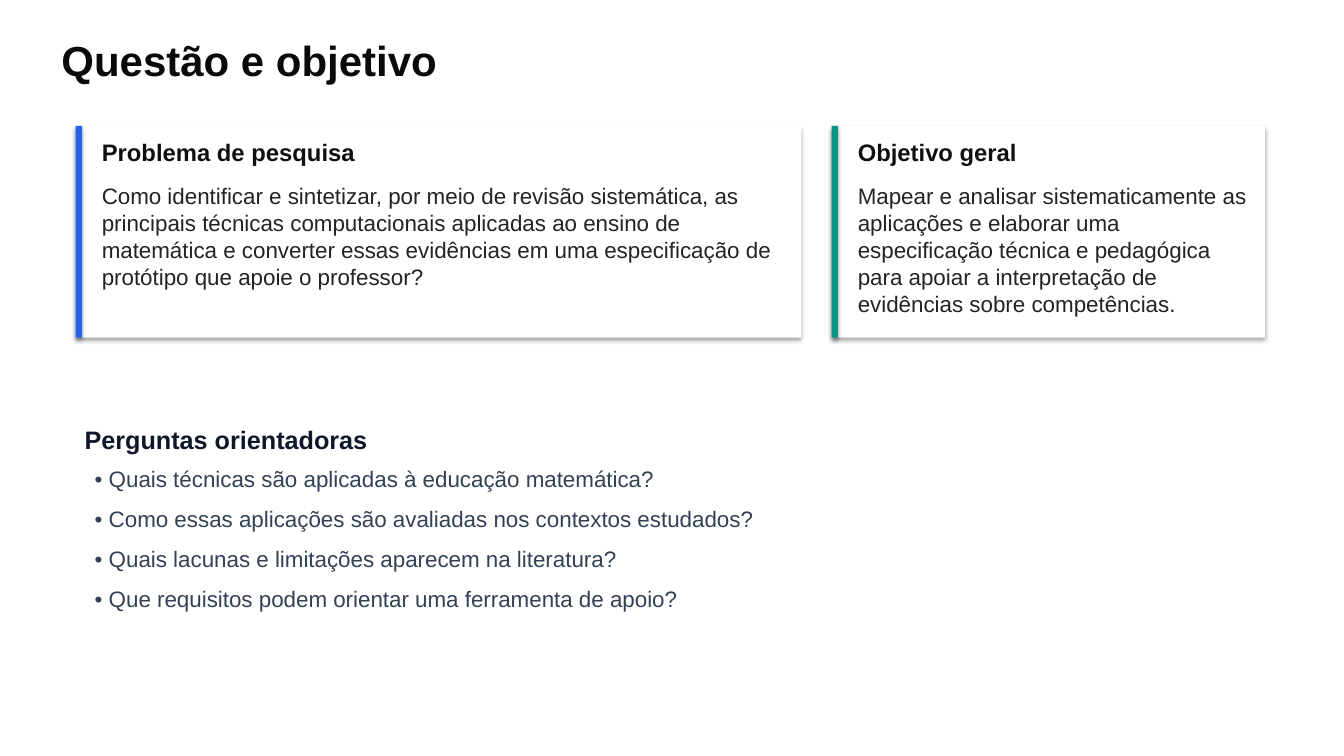
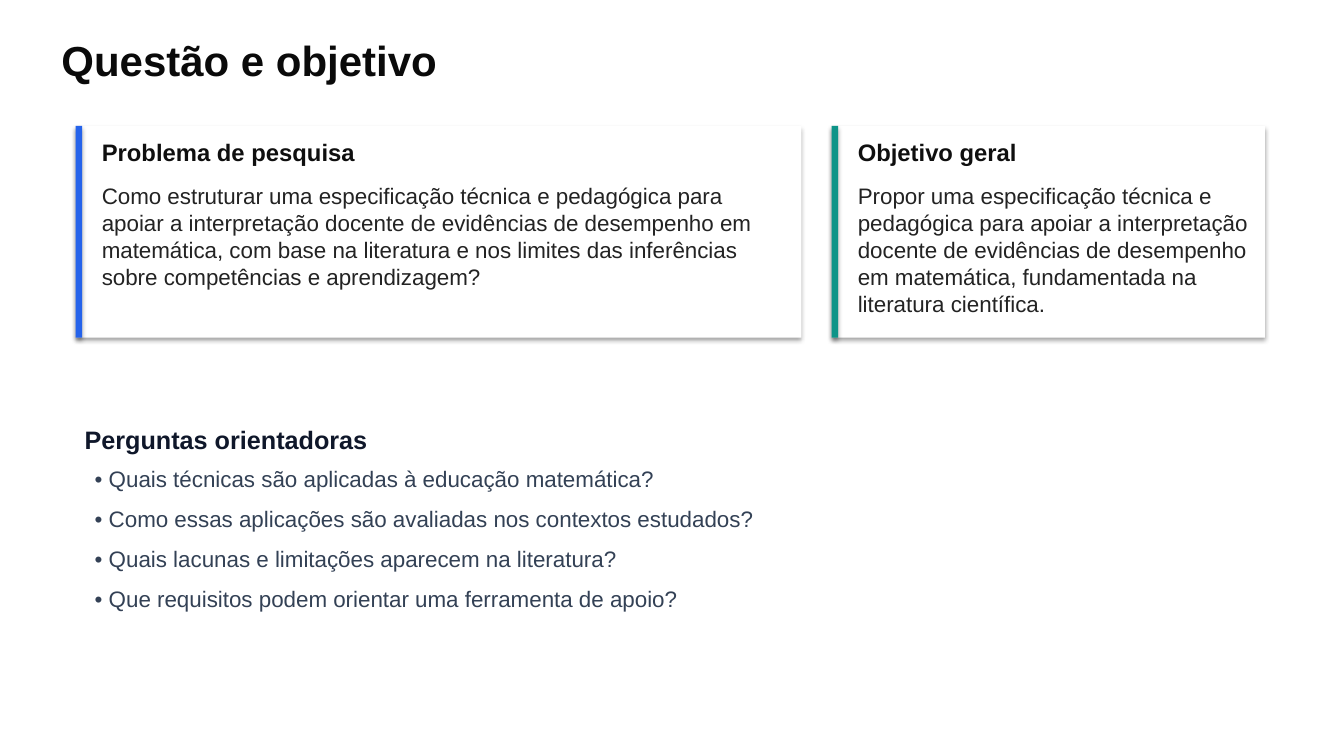
Before and after one commit to thalesfb/ccw, a slide deck: slide 3 of results/tcc/presentation/ensino_personalizado_de_matematica_tcc.pptx. Drawn at 1344x756 pixels with LibreOffice and Linux fonts; fonts in the diff are those of the drawing. Boxes give left, top, right and bottom in pixels: in the first picture for what was removed or moved away, otherwise in the second. Text is boxed around its words. In the diff, an @@ line names an element or a change of style, - is before the commit and + after.

```diff
--- a/results/tcc/presentation/ensino_personalizado_de_matematica_tcc.pptx
+++ b/results/tcc/presentation/ensino_personalizado_de_matematica_tcc.pptx
@@ text at (102, 187, 751, 290): text changed @@
-Como identificar e sintetizar, por meio de revisão sistemática, as principais técnicas computacionais aplicadas ao ensino de matemática e converter essas evidências em uma especificação de protótipo que apoie o professor?
+Como estruturar uma especificação técnica e pedagógica para apoiar a interpretação docente de evidências de desempenho em matemática, com base na literatura e nos limites das inferências sobre competências e aprendizagem?
@@ text at (858, 187, 1247, 313): text changed @@
-Mapear e analisar sistematicamente as aplicações e elaborar uma especificação técnica e pedagógica para apoiar a interpretação de evidências sobre competências.
+Propor uma especificação técnica e pedagógica para apoiar a interpretação docente de evidências de desempenho em matemática, fundamentada na literatura científica.
```
Also in this commit, not shown: 3 other slides changed, 1 slide added, 1 slide removed, 48 other files.
